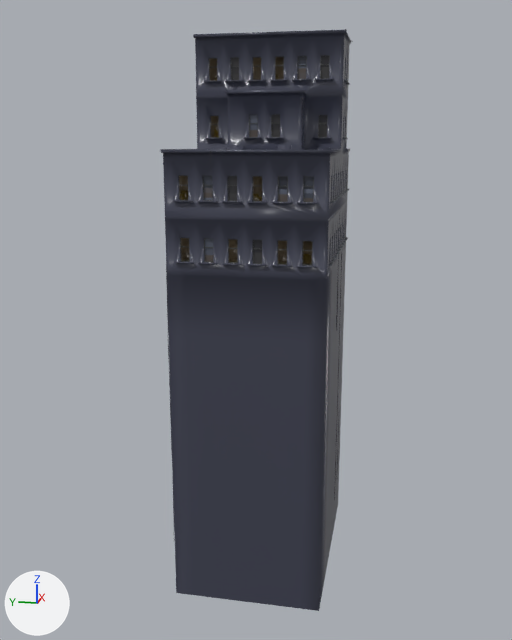
A saved change to the glTF model Assets/Meshes/mesh_bdg_L_08.gltf.
One viewpoint serves both versions: a camera (50 mm lens) standing at (-34.0, -11.2, 0.3) and looking at (5.2, -3.4, -9.5). Lighting does not change. The marker at lower left points along +X, +Y and +Z. Vertices at the same position are counted once.

Objects in the first picture: 'geo1'.
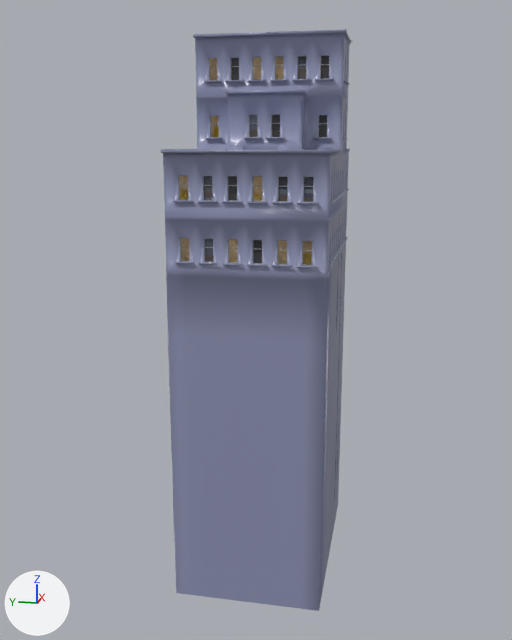
The change, as a list of edits to the scene's bpy script:
```text
Add mat_bdg:
    mat_bdg = bpy.data.materials.new('bdg')
    mat_bdg.use_nodes = True; mat_bdg.node_tree.nodes.clear()
    _N = mat_bdg.node_tree.nodes; _L = mat_bdg.node_tree.links
    n0 = _N.new('ShaderNodeBsdfPrincipled'); n0.name = 'Principled BSDF'
    n0.inputs[2].default_value = 0.3  # 'Roughness'
    n1 = _N.new('ShaderNodeOutputMaterial'); n1.name = 'Material Output'
    n2 = _N.new('ShaderNodeVertexColor'); n2.name = 'Color Attribute'
    _L.new(n0.outputs[0], n1.inputs[0])  # 'BSDF' to 'Surface'
    _L.new(n2.outputs[0], n0.inputs[0])  # 'Color' to 'Base Color'
Change me_material5:
    used by ob_geo1; location = (0.0, 0.0, 0.0)
    remove me_material5.from_pydata(...)  # 5429 vertices, 8107 faces; spans x -0.7..11.7, y -8.2..0.2, z -24.0..6.4
    add me_material5.from_pydata(...)  # 5436 vertices, 8125 faces; spans x -0.7..11.7, y -8.2..0.2, z -24.0..6.4
    me_material5 part 1: 351 vertices moved within x -0.7..11.7, y -8.2..0.2, z -5.3..6.1; 7 vertices added at x 0.0..6.3, y -6.5..-0.9, z -4.7..1.3
    me_material5 part 2: 81 kept faces spanning x -0.4..10.7, y -8.1..-0.1, z -5.2..4.9 get new vertex colours
    me_material5 part 3: 3794 faces spanning x -0.7..11.7, y -8.2..0.2, z -24.0..6.4 switch from mat_unlit to mat_bdg
```

Boxes [x1, y1, x2, y2] around the edits, measured in the pictures (512 x 640 px; the box of a moved part takes in the faces that stretch with it):
part 1 of me_material5, moved or reshaped
    both: [173, 61, 350, 281]
part 2 of me_material5, recoloured
    before: [210, 65, 321, 253]
part 3 of me_material5, recoloured (grey to blue)
    both: [162, 34, 350, 611]
